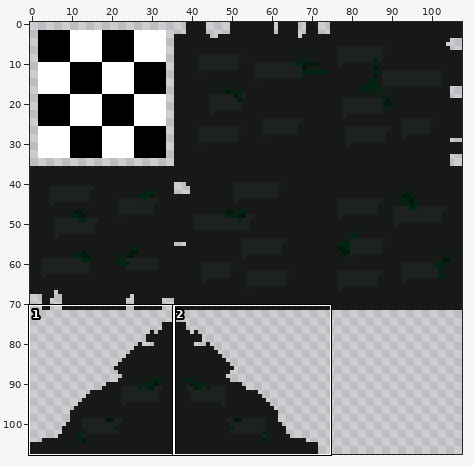
Sprite sheet, stored at prjVenomBite/tilesets/metalGround/output_tileset.png. Above: a wide view before the commit, with the close-up outlined.
Close-up. First the earlier version:
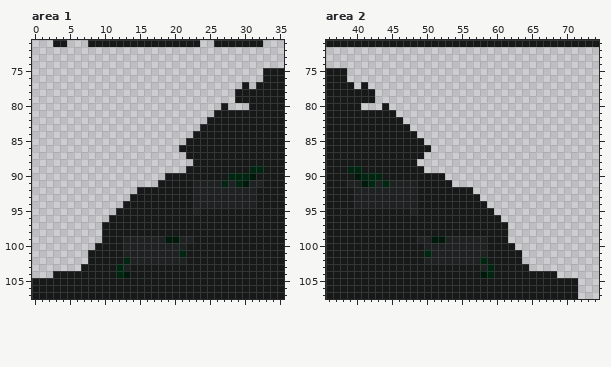
The file is 108x108 pixels. Colours within 5 levels of each other are drawn and written as one. Shown: area 1: x 0..35, y 71..107; area 2: x 36..74, y 71..107.
After:
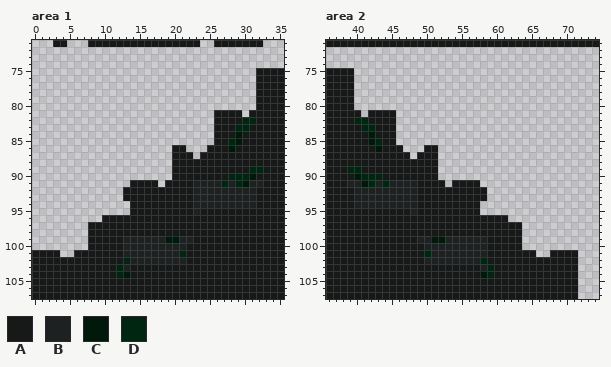
Palette (. is transparent): A #171919  B #1e2121  C #00190b  D #002611
The exact change:
--- area 1
@@ x 0..35 @@
  74 ....................................
- 75 .................................AAA
- 76 .................................AAA
- 77 ..............................A.AAAA
- 78 .............................AAAAAAA
- 79 .............................AAAAAAA
- 80 ...........................A...AAAAA
- 81 ..........................AAAAAAAAAA
- 82 .........................AAAAAAAAAAA
- 83 ........................AAAAAAAAAAAA
- 84 .......................AAAAAAAAAAAAA
- 85 ......................AAAAAAAAAAAAAA
- 86 .....................AAAAAAAAAAAAAAA
- 87 ......................AAAAAAAAAAAAAA
- 88 .......................AAAAAAAAAAAAA
- 89 ......................AAAAAAAAADDAAA
- 90 ...................AAAAAAAAADDDCAAAA
- 91 ..................AAAAABBBBDBDCBBAAA
- 92 ...............AAAAAAAABBBBBBBBBAAAA
- 93 ..............AAAAAAAAABBBBBBBBBAAAA
- 94 .............AAAAAAAAAABBBBBBBBBAAAA
- 95 ............AAAAAAAAAAABAAAAAAAAAAAA
- 96 ...........AAAAAAAAAAAAAAAAAAAAAAAAA
- 97 ..........AAAAAAAAAAAAAAAAAAAAAAAAAA
- 98 ..........AAAAAAAAAAAAAAAAAAAAAAAAAA
- 99 ..........AAABBBBBBCCBBAAAAAAAAAAAAA
-100 .........AAAABBBBBBBBBAAAAAAAAAAAAAA
-101 ........AAAAABBBBBBBBDAAAAAAAAAAAAAA
-102 ........AAAAADBBBBBBBBAAAAAAAAAAAAAA
-103 .......AAAAADBAAAAAAAAAAAAAAAAAAAAAA
-104 ...AAAAAAAAADCAAAAAAAAAAAAAAAAAAAAAA
+ 75 ................................AAAA
+ 76 ................................AAAA
+ 77 ................................AAAA
+ 78 ................................AAAA
+ 79 ................................AAAA
+ 80 ................................AAAA
+ 81 ..........................AAAA.AAAAA
+ 82 ..........................AAAADDAAAA
+ 83 ..........................AAADDAAAAA
+ 84 ..........................AAACAAAAAA
+ 85 ..........................AADCAAAAAA
+ 86 ....................AA...AAACAAAAAAA
+ 87 ....................AAA.AAAAAAAAAAAA
+ 88 ....................AAAAAAAAAAAAAAAA
+ 89 ....................AAAAAAAAAAADDAAA
+ 90 ....................AAAAAAAADDDCAAAA
+ 91 ..............AAAA.AAAABBBBDBDCBBAAA
+ 92 .............AAAAAAAAAABBBBBBBBBAAAA
+ 93 .............AAAAAAAAAABBBBBBBBBAAAA
+ 94 ..............AAAAAAAAABBBBBBBBBAAAA
+ 95 ..............AAAAAAAAABAAAAAAAAAAAA
+ 96 ..........AAAAAAAAAAAAAAAAAAAAAAAAAA
+ 97 ........AAAAAAAAAAAAAAAAAAAAAAAAAAAA
+ 98 ........AAAAAAAAAAAAAAAAAAAAAAAAAAAA
+ 99 ........AAAAABBBBBBCCBBAAAAAAAAAAAAA
+100 ........AAAAABBBBBBBBBAAAAAAAAAAAAAA
+101 AAAA..AAAAAAABBBBBBBBDAAAAAAAAAAAAAA
+102 AAAAAAAAAAAAADBBBBBBBBAAAAAAAAAAAAAA
+103 AAAAAAAAAAAADBAAAAAAAAAAAAAAAAAAAAAA
+104 AAAAAAAAAAAADCAAAAAAAAAAAAAAAAAAAAAA
 105 AAAAAAAAAAAAAAAAAAAAAAAAAAAAAAAAAAAA
--- area 2
@@ x 36..74 @@
  74 .......................................
- 75 AAA....................................
- 76 AAA....................................
- 77 AAAA.A.................................
- 78 AAAAAAA................................
- 79 AAAAAAA................................
- 80 AAAAA...A..............................
- 81 AAAAAAAAAA.............................
- 82 AAAAAAAAAAA............................
- 83 AAAAAAAAAAAA...........................
- 84 AAAAAAAAAAAAA..........................
- 85 AAAAAAAAAAAAAA.........................
- 86 AAAAAAAAAAAAAAA........................
- 87 AAAAAAAAAAAAAA.........................
- 88 AAAAAAAAAAAAA..........................
- 89 AAADDAAAAAAAAA.........................
- 90 AAAACDDDAAAAAAAAA......................
- 91 AAABBCDBDBBBBAAAAA.....................
- 92 AAAABBBBBBBBBAAAAAAAA..................
- 93 AAAABBBBBBBBBAAAAAAAAA.................
- 94 AAAABBBBBBBBBAAAAAAAAAA................
- 95 AAAAAAAAAAAABAAAAAAAAAAA...............
- 96 AAAAAAAAAAAAAAAAAAAAAAAAA..............
- 97 AAAAAAAAAAAAAAAAAAAAAAAAAA.............
- 98 AAAAAAAAAAAAAAAAAAAAAAAAAA.............
- 99 AAAAAAAAAAAAABBCCBBBBBBAAA.............
-100 AAAAAAAAAAAAAABBBBBBBBBAAAA............
-101 AAAAAAAAAAAAAADBBBBBBBBAAAAA...........
-102 AAAAAAAAAAAAAABBBBBBBBDAAAAA...........
-103 AAAAAAAAAAAAAAAAAAAAAABDAAAAA..........
-104 AAAAAAAAAAAAAAAAAAAAAACDAAAAAAAAA......
+ 75 AAAA...................................
+ 76 AAAA...................................
+ 77 AAAA...................................
+ 78 AAAA...................................
+ 79 AAAA...................................
+ 80 AAAA...................................
+ 81 AAAAA.AAAA.............................
+ 82 AAAADDAAAA.............................
+ 83 AAAAADDAAA.............................
+ 84 AAAAAACAAA.............................
+ 85 AAAAAACDAA.............................
+ 86 AAAAAAACAAA...AA.......................
+ 87 AAAAAAAAAAAA.AAA.......................
+ 88 AAAAAAAAAAAAAAAA.......................
+ 89 AAADDAAAAAAAAAAA.......................
+ 90 AAAACDDDAAAAAAAA.......................
+ 91 AAABBCDBDBBBBAAAA.AAAA.................
+ 92 AAAABBBBBBBBBAAAAAAAAAA................
+ 93 AAAABBBBBBBBBAAAAAAAAAA................
+ 94 AAAABBBBBBBBBAAAAAAAAA.................
+ 95 AAAAAAAAAAAABAAAAAAAAA.................
+ 96 AAAAAAAAAAAAAAAAAAAAAAAAAA.............
+ 97 AAAAAAAAAAAAAAAAAAAAAAAAAAAA...........
+ 98 AAAAAAAAAAAAAAAAAAAAAAAAAAAA...........
+ 99 AAAAAAAAAAAAABBCCBBBBBBAAAAA...........
+100 AAAAAAAAAAAAAABBBBBBBBBAAAAA...........
+101 AAAAAAAAAAAAAADBBBBBBBBAAAAAAA..AAAA...
+102 AAAAAAAAAAAAAABBBBBBBBDAAAAAAAAAAAAA...
+103 AAAAAAAAAAAAAAAAAAAAAABDAAAAAAAAAAAA...
+104 AAAAAAAAAAAAAAAAAAAAAACDAAAAAAAAAAAA...
 105 AAAAAAAAAAAAAAAAAAAAAAAAAAAAAAAAAAAA...
